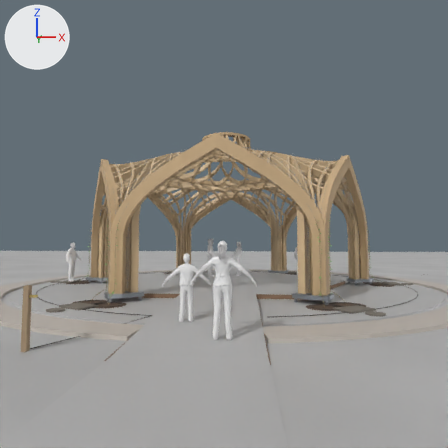
One commit to the Blender file bower-blender/studies/inhabited-room/inhabited_room.blend: the scene before it, then after it.
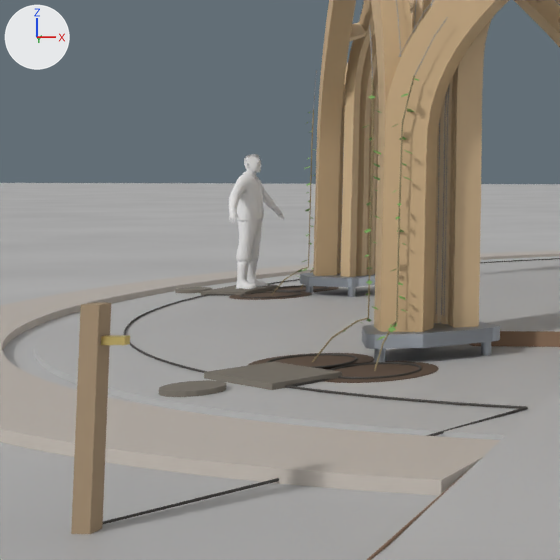
The first picture shows the older version from the file's camera 'CAM_arrival'. The close-ups show the older and then the newer version on the part from 0% to 36% of the width and 44% to 80% of the height of that picture. Only the edits that show in the close-ups are written down. The axes (+X, +Y, +Z) are drawn at upper left. The lights are the same throughout.

Objects in the first close-up: 'BD_west_surface', 'CP_care_path_west', 'GR_garden_soil', 'PP_6_tying_body', 'RG_floor', 'RG_path_south', 'TM_R1.B1.arch.L', 'TM_R1.B1.hoop0', 'TM_R1.B6.arch.L', 'TM_R1.B6.arch.R', 'TM_R1.B6.hoop0', 'WA_standpipe' and 22 more.
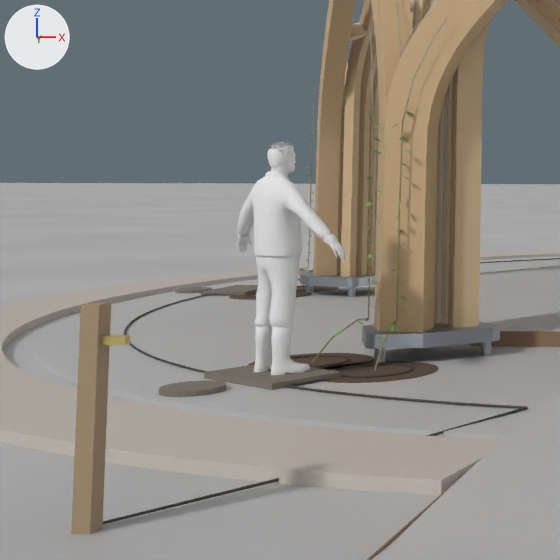
Pixel boxes (x1, y1, x2, y2) of what changed, in the close-ups (560 x 560 px):
'PP_6_tying_body', moved, turned: before (229, 154, 284, 289); after (237, 142, 347, 375)

The change, as a list of edits to the scene's bpy script:
```text
Change ob_pp_6_tying_body:
    ob_pp_6_tying_body.location: (-7.32, 0.12, -0.2) -> (-3.68, -6.36, -0.2)
    ob_pp_6_tying_body.rotation_euler: (0.0, 0.0, 1.571) -> (0.0, 0.0, 2.618)  # degrees (0, 0, 90) -> degrees (0, 0, 150)
```
